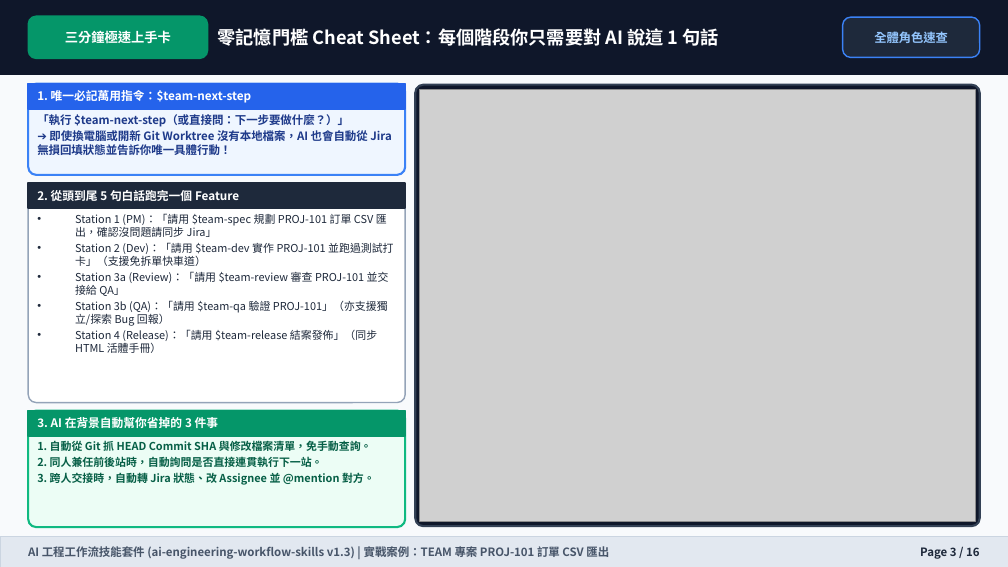
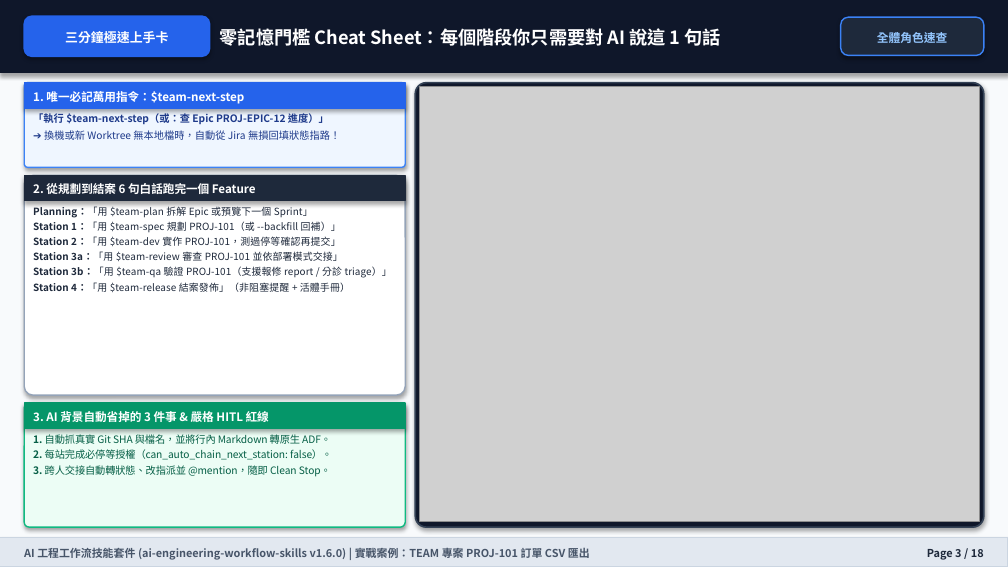
Before and after one commit to wilsonliu123/ai-engineering-workflow-skills, a slide deck: slide 3 of docs/training-manual.pptx. Drawn at 1008x567 pixels with LibreOffice and Linux fonts; fonts in the diff are those of the drawing; grey boxes stand for pictures. Boxes give left, top, right and bottom in pixels: in the first picture for what was removed or moved away, otherwise in the second. Text is boxed around its words. In the diff, an @@ line names an element or a change of style, - is before the commit and + after.

```diff
--- a/docs/training-manual.pptx
+++ b/docs/training-manual.pptx
@@ rounded rectangle: place and size @@
-rounded rectangle at [28,16,208,58]
+rounded rectangle at [24,16,210,56]
@@ rounded rectangle at [24,16,210,56]: fill #059669 to #2563EB; outline #059669 1 pt to #2563EB 1 pt; shadow on @@
@@ text "三分鐘極速上手卡" at [65,31,168,43]: size 9.5 to 9.2 pt; line spacing 1 to 1.18 @@
@@ text "零記憶門檻 Cheat Sheet：每個階段你只需要對 AI 說這 ..." at [220,26,721,50]: line spacing 1 to 1.12 @@
@@ rounded rectangle: place and size @@
-rounded rectangle at [843,17,980,57]
+rounded rectangle at [841,17,984,55]
@@ text "全體角色速查" at [877,32,947,43]: size 8.8 to 8.4 pt; line spacing 1 to 1.18 @@
@@ rectangle: place and size @@
-rectangle at [28,84,405,109]
+rectangle at [24,83,405,108]
@@ rounded rectangle: place and size @@
-rounded rectangle at [28,84,405,175]
+rounded rectangle at [24,83,405,167]
@@ rounded rectangle at [24,83,405,167]: outline #3B82F6 1.5 pt to #3B82F6 1 pt; shadow on; proportions changed @@
@@ text "1. 唯一必記萬用指令：$team-next-step" at [33,91,244,104]: size 8.4 to 8.3 pt; line spacing 1 to 1.18 @@
@@ rounded rectangle: place and size @@
-rounded rectangle at [415,85,980,526]
+rounded rectangle at [415,83,984,527]
@@ rounded rectangle at [415,83,984,527]: outline #334155 1.5 pt to #334155 1.2 pt; shadow on; proportions changed @@
@@ picture: place and size @@
-picture at [419,90,976,521]
+picture at [419,87,980,521]
@@ text at [33,113,340,140]: text changed; size 8.2 to 7.3 pt @@
-「執行 $team-next-step（或直接問：下一步要做什麼？）」
-➔ 即使換電腦或開新 Git Worktree 沒有本地檔案，AI 也會自動從 Jira 無損回填狀態並告訴你唯一具體行動！
+「執行 $team-next-step（或：查 Epic PROJ-EPIC-12 進度）」
+➔ 換機或新 Worktree 無本地檔時，自動從 Jira 無損回填狀態指路！
@@ rounded rectangle: place and size @@
-rounded rectangle at [28,182,405,402]
+rounded rectangle at [24,175,405,395]
@@ rounded rectangle at [24,175,405,395]: shadow on; proportions changed @@
@@ rectangle: place and size @@
-rectangle at [28,182,405,208]
+rectangle at [24,175,405,201]
@@ text at [33,181,256,197]: text changed; size 8.4 to 8.3 pt @@
-2. 從頭到尾 5 句白話跑完一個 Feature
+2. 從規劃到結案 6 句白話跑完一個 Feature
@@ text at [33,206,392,292]: text changed; size 7.8 to 7.2 pt @@
-• Station 1 (PM)：「請用 $team-spec 規劃 PROJ-101 訂單 CSV 匯出，確認沒問題請同步 Jira」
-• Station 2 (Dev)：「請用 $team-dev 實作 PROJ-101 並跑過測試打卡」（支援免拆單快車道）
-• Station 3a (Review)：「請用 $team-review 審查 PROJ-101 並交接給 QA」
-• Station 3b (QA)：「請用 $team-qa 驗證 PROJ-101」（亦支援獨立/探索 Bug 回報）
-• Station 4 (Release)：「請用 $team-release 結案發佈」（同步 HTML 活體手冊）
+Planning：「用 $team-plan 拆解 Epic 或預覽下一個 Sprint」
+Station 1：「用 $team-spec 規劃 PROJ-101（或 --backfill 回補）」
+Station 2：「用 $team-dev 實作 PROJ-101，測過停等確認再提交」
+Station 3a：「用 $team-review 審查 PROJ-101 並依部署模式交接」
+Station 3b：「用 $team-qa 驗證 PROJ-101（支援報修 report / 分診 triage）」
+Station 4：「用 $team-release 結案發佈」（非阻塞提醒 + 活體手冊）
@@ shadow on in 5 elements at [0,0,1008,73], [24,83,405,108], [841,17,984,55], [24,175,405,201], [24,403,405,428] @@
@@ rectangle: place and size @@
-rectangle at [28,410,405,435]
+rectangle at [24,403,405,428]
@@ rounded rectangle: place and size @@
-rounded rectangle at [28,410,405,527]
+rounded rectangle at [24,403,405,527]
@@ rounded rectangle at [24,403,405,527]: outline #10B981 1.5 pt to #10B981 1 pt; shadow on; proportions changed @@
@@ text at [33,409,269,425]: text changed; size 8.4 to 8.3 pt @@
-3. AI 在背景自動幫你省掉的 3 件事
+3. AI 背景自動省掉的 3 件事 & 嚴格 HITL 紅線
@@ text at [33,434,332,477]: text changed; size 7.8 to 7.2 pt; bold off @@
-1. 自動從 Git 抓 HEAD Commit SHA 與修改檔案清單，免手動查詢。
-2. 同人兼任前後站時，自動詢問是否直接連貫執行下一站。
-3. 跨人交接時，自動轉 Jira 狀態、改 Assignee 並 @mention 對方。
+1. 自動抓真實 Git SHA 與檔名，並將行內 Markdown 轉原生 ADF。
+2. 每站完成必停等授權（can_auto_chain_next_station: false）。
+3. 跨人交接自動轉狀態、改指派並 @mention，隨即 Clean Stop。
@@ rectangle at [0,537,1008,566]: outline #CBD5E1 0.5 pt to #CBD5E1 0.75 pt; shadow on @@
@@ text at [24,546,590,561]: text changed; size 8.2 to 7.8 pt @@
-AI 工程工作流技能套件 (ai-engineering-workflow-skills v1.3) | 實戰案例：TEAM 專案 PROJ-101 訂單 CSV 匯出
+AI 工程工作流技能套件 (ai-engineering-workflow-skills v1.6.0) | 實戰案例：TEAM 專案 PROJ-101 訂單 CSV 匯出
@@ text at [927,549,984,560]: text changed; size 8.2 to 7.8 pt @@
-Page 3 / 16
+Page 3 / 18
```
Also in this commit, not shown: 13 other slides changed, 4 slides added, 2 slides removed, 18 other files.
